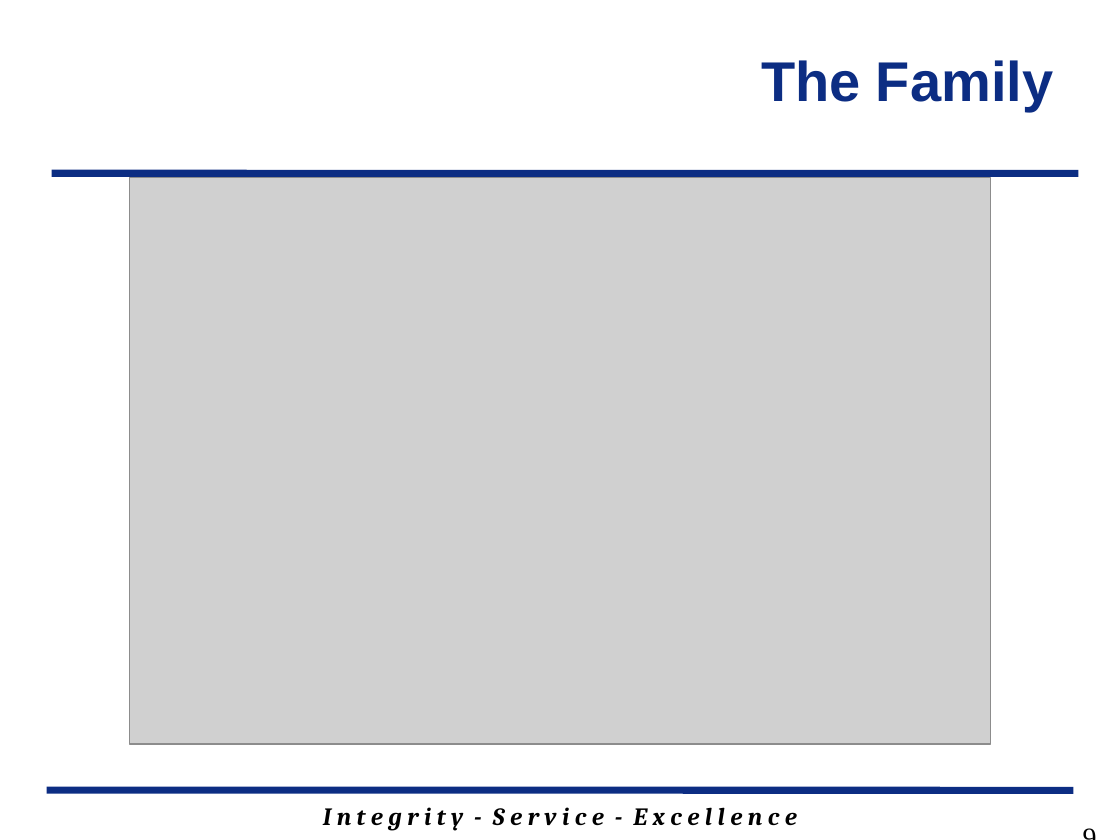
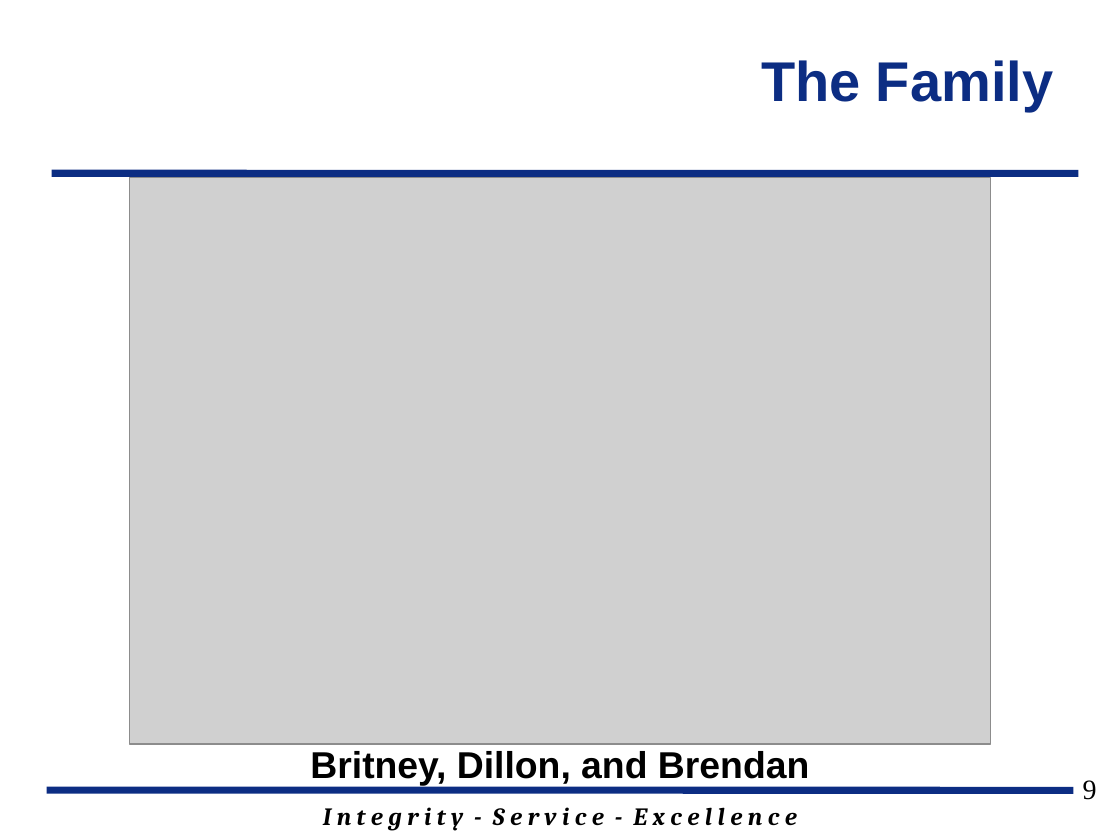
Before and after one commit to jfalkinburg/ECE383_web, a slide deck: slide 9 of lecture/slides/ECE_383_Lec1.pptx. Drawn at 1120x840 pixels with LibreOffice and Linux fonts; fonts in the diff are those of the drawing; grey boxes stand for pictures; background and template pictures are left out. Boxes give left, top, right and bottom in pixels: in the first picture for what was removed or moved away, otherwise in the second. Text is boxed around its words. In the diff, an @@ line names an element or a change of style, - is before the commit and + after.

```diff
--- a/lecture/slides/ECE_383_Lec1.pptx
+++ b/lecture/slides/ECE_383_Lec1.pptx
@@ text added at box(310, 751, 809, 786), 24 pt, text #000000, bold @@
+Britney, Dillon, and Brendan
@@ page number rewrapped from box(847, 766, 1108, 824) to box(1083, 780, 1097, 800) @@
```
Also in this commit, not shown: 13 other slides changed, 2 slides added, 1 slide removed, 3 other files.
